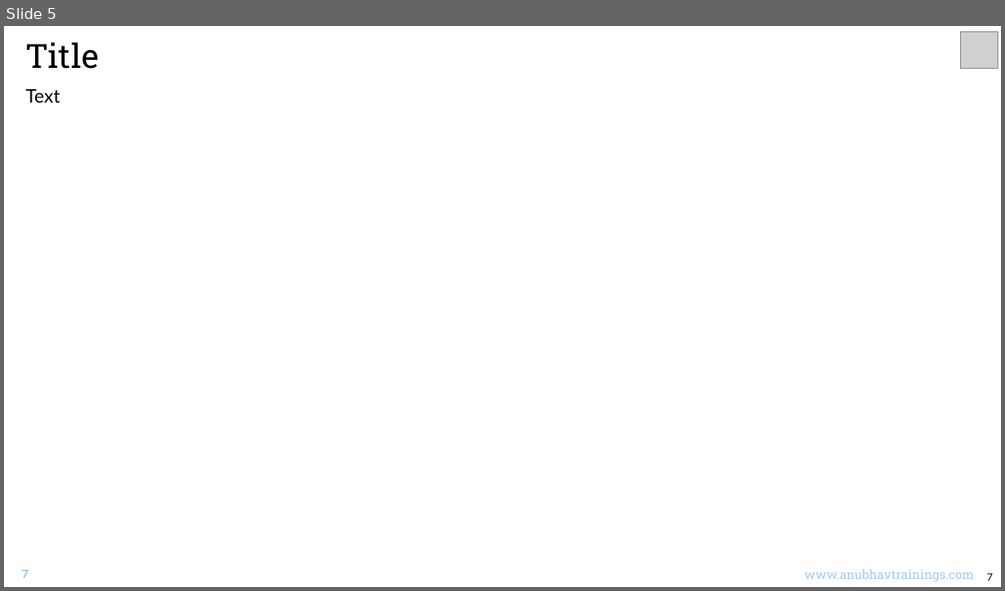
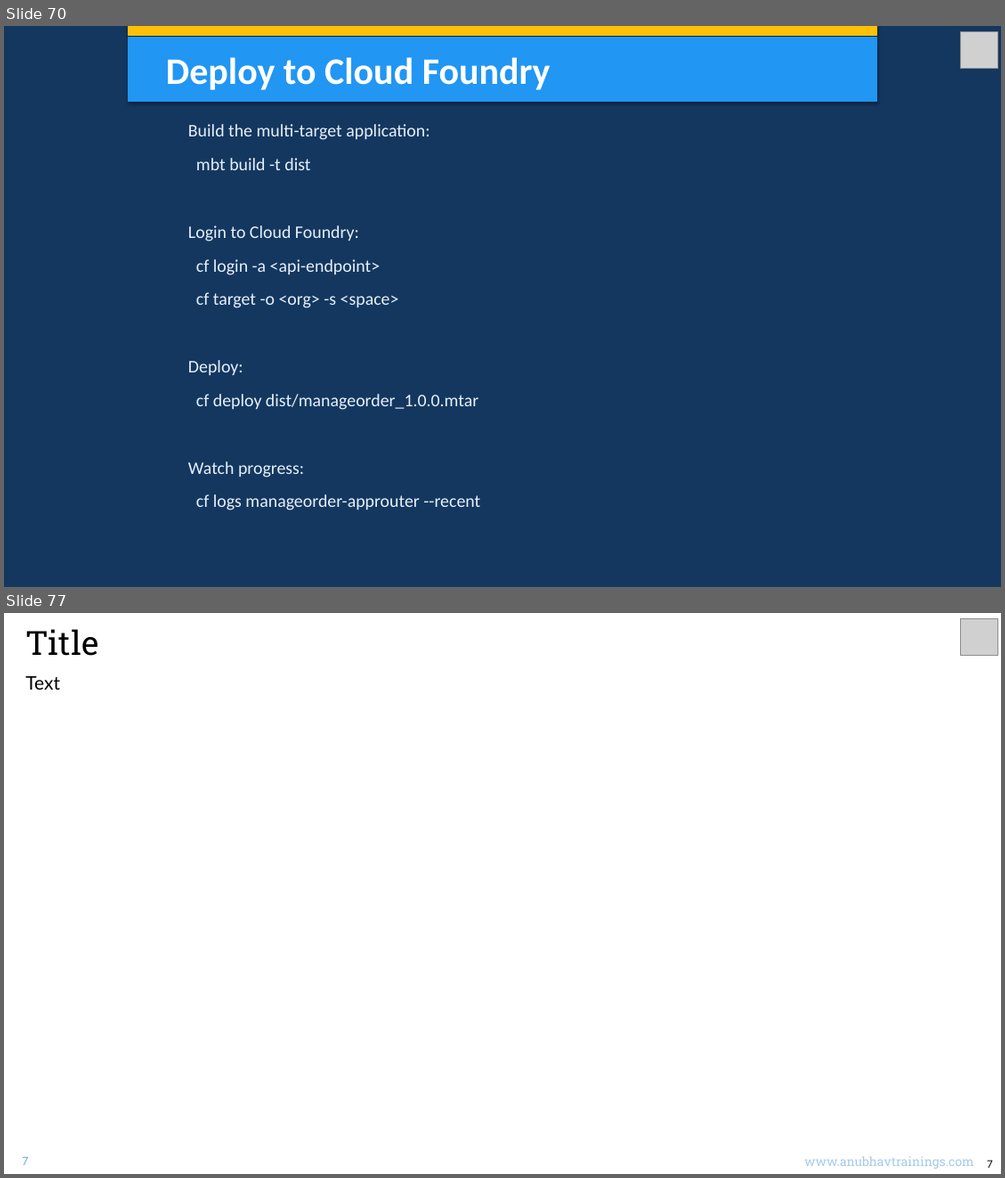
Before and after one commit to soyuztechnologies/typescript_training_capm, a slide deck: Day 3/DAY-3.pptx. Shown one above the other, each under a label of ours: slide 5 before the commit, slides 70 and 77 after it; the slides between them are not shown. The pictures are 1005x591 and 1005x1178 pixels, drawn with LibreOffice and Linux fonts; fonts in the diff are those of the drawing; grey boxes stand for pictures. Boxes give left, top, right and bottom in pixels: in the first picture for what was removed or moved away, otherwise in the second. Text is boxed around its words. In the diff, an @@ line names an element or a change of style, - is before the commit and + after.

```diff
--- a/Day 3/DAY-3.pptx
+++ b/Day 3/DAY-3.pptx
@@ slide 70 added at box(4, 26, 1001, 587), background #14375F @@
@@ rectangle added at box(128, 26, 876, 35), fill #FFC107, outline #FFC107 0.75 pt @@
@@ rectangle added at box(128, 38, 876, 101), fill #2196F3, outline #2196F3 0.75 pt, 36 pt, text #FFFFFF, bold @@
+Deploy to Cloud Foundry
@@ picture added at box(960, 32, 997, 69) @@
@@ text added at box(188, 124, 480, 510), 17 pt, text #E6F0FA @@
+Build the multi-target application:
+mbt build -t dist
+Login to Cloud Foundry:
+cf login -a <api-endpoint>
+cf target -o <org> -s <space>
+Deploy:
+cf deploy dist/manageorder_1.0.0.mtar
+Watch progress:
+cf logs manageorder-approuter --recent
@@ what was slide 5 is now slide 77 @@
```
Also in this commit, not shown: 1 slide changed, 71 other slides added, 4 slides removed, 2 other files.
